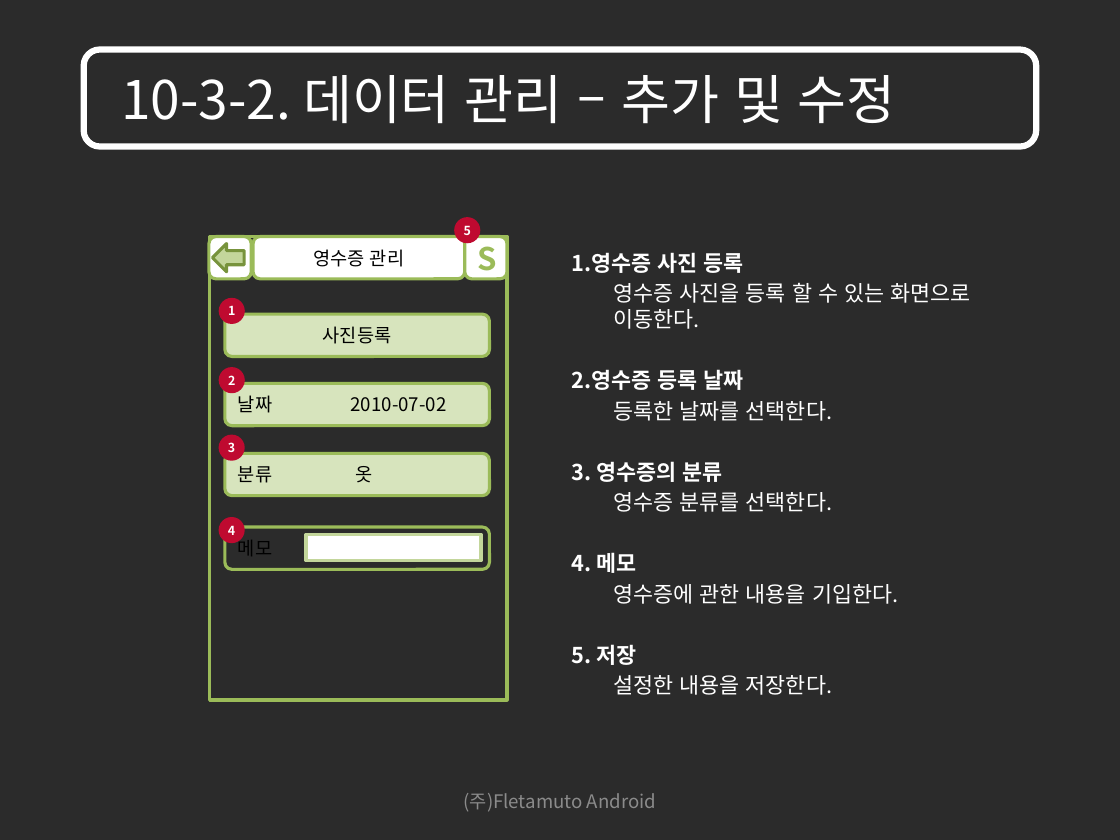
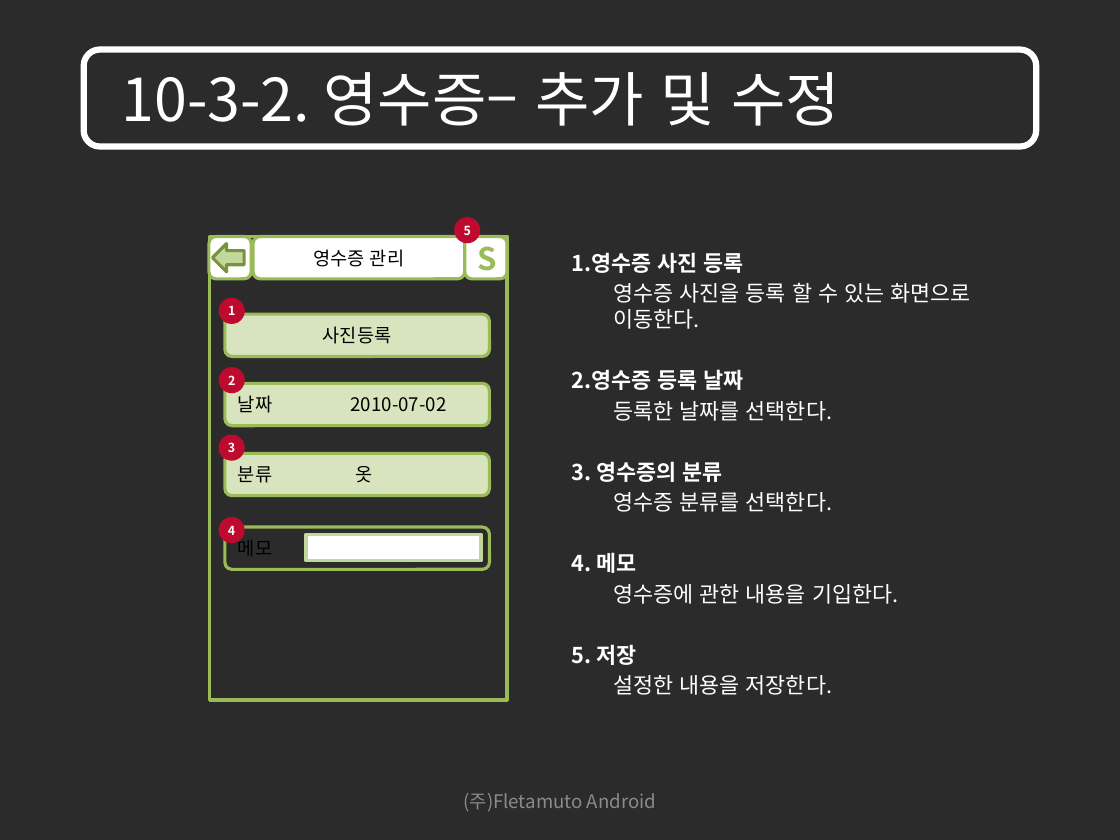
Before and after one commit to limjunghoon/fmfinance, a slide deck: slide 80 of trunk/DOC/GUI/재테크를 위한 어플리케이션 GUI_100906_V1.1.pptx (slide 78 before the commit). Drawn at 1120x840 pixels with LibreOffice and Linux fonts; fonts in the diff are those of the drawing; background and template pictures are left out; a plain dark background stands for a picture behind light text. Boxes give left, top, right and bottom in pixels: in the first picture for what was removed or moved away, otherwise in the second. Text is boxed around its words. In the diff, an @@ line names an element or a change of style, - is before the commit and + after.

```diff
--- a/trunk/DOC/GUI/재테크를 위한 어플리케이션 GUI_100906_V1.1.pptx
+++ b/trunk/DOC/GUI/재테크를 위한 어플리케이션 GUI_100906_V1.1.pptx
@@ title at box(121, 72, 840, 126): text changed; size 34.2 to 38 pt @@
-10-3-2. 데이터 관리 – 추가 및 수정
+10-3-2. 영수증– 추가 및 수정
```
Also in this commit, not shown: 23 other slides changed, 4 slides added, 6 slides removed.
